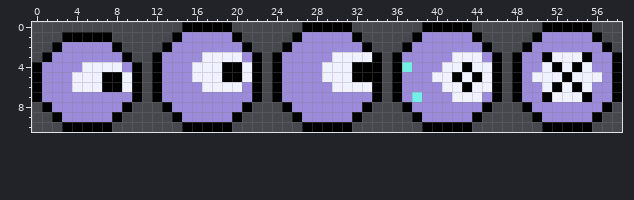
Two states of a pixel-art sprite, Assets/Graphics/enemyBall.png. This is how it looked before the edit.
The file is 59x11 pixels. Colours within 5 levels of each other are drawn and written as one.
After:
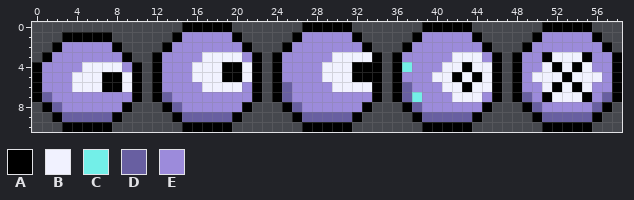
Palette (. is transparent): A #000000  B #f1f2ff  C #73efe8  D #685fa1  E #9c8bdb
Edits made:
Colour E gives way to colour D in row 6 at x 25 and 37; in row 7 at x 1, 13, 25, 37, 49 and 57; in row 8 at x 2, 14, 26, 38, 50 and 56; in row 9 at x 3 to 7, 15 to 19, 27 to 31, 39 to 43 and 51 to 55.
Boxes around the changes in both pictures, in picture pixels (x1, y1, x2, y2):
changed: (282, 82, 352, 122)
changed: (402, 82, 472, 122)
changed: (42, 92, 112, 122)
changed: (162, 92, 232, 122)
changed: (522, 92, 612, 122)
